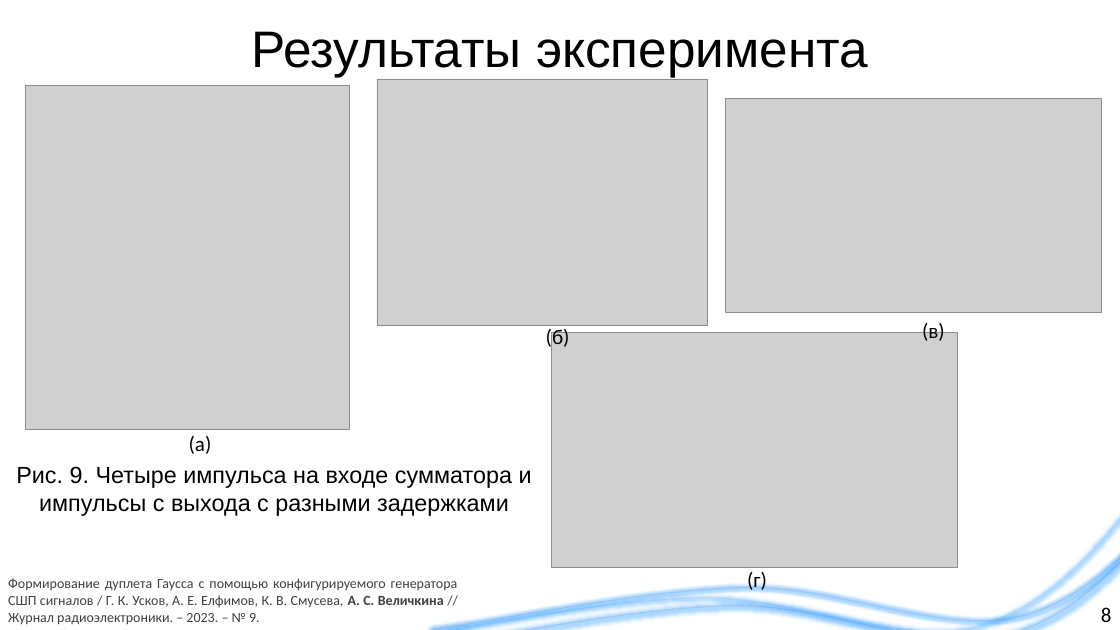
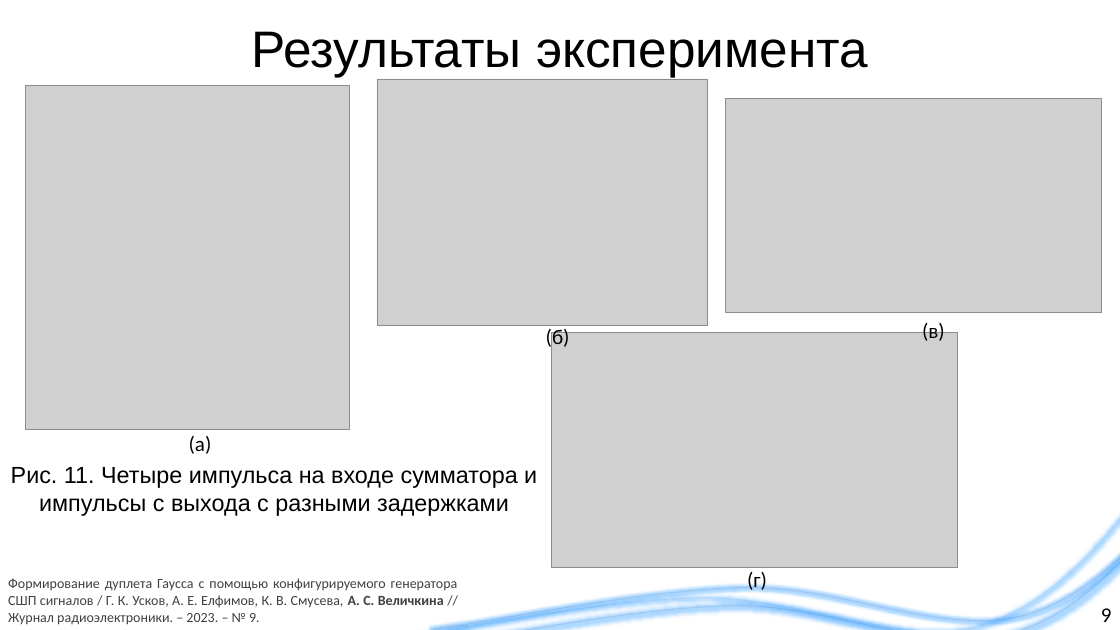
Before and after one commit to liveinscarlet/Study, a slide deck: slide 9 of Диссертация и предзащита/Презентация для предзащиты.pptx (slide 8 before the commit). Drawn at 1120x630 pixels with LibreOffice and Linux fonts; fonts in the diff are those of the drawing; grey boxes stand for pictures; background and template pictures are left out. Boxes give left, top, right and bottom in pixels: in the first picture for what was removed or moved away, otherwise in the second. Text is boxed around its words. In the diff, an @@ line names an element or a change of style, - is before the commit and + after.

```diff
--- a/Диссертация и предзащита/Презентация для предзащиты.pptx
+++ b/Диссертация и предзащита/Презентация для предзащиты.pptx
@@ text at box(11, 467, 537, 516): text changed @@
-Рис. 9. Четыре импульса на входе сумматора и импульсы с выхода с разными задержками
+Рис. 11. Четыре импульса на входе сумматора и импульсы с выхода с разными задержками
@@ page number at box(1101, 608, 1112, 622): text changed @@
-8
+9
```
Also in this commit, not shown: 6 other slides changed, 2 slides added, 1 slide removed, 3 other files.
